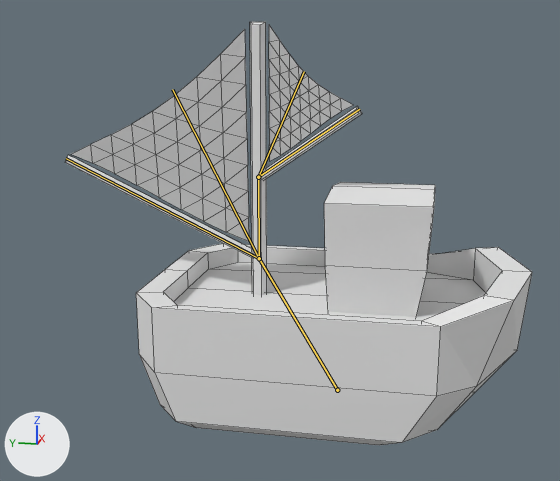
Two versions of the Blender file Assets/Raw/boat.blend, one commit apart.
One viewpoint serves both versions: a camera (50 mm lens) standing at (-1.817, -0.214, 0.838) and looking at (-0.031, 0.143, 0.391). The axes (+X, +Y, +Z) are drawn at lower left. The lights are the same throughout. The bones that bend it are drawn over the model as lines. Mesh edges are drawn as thin lines.

Objects in the first picture: 'Boat', 'Sail1', 'Sail2'.
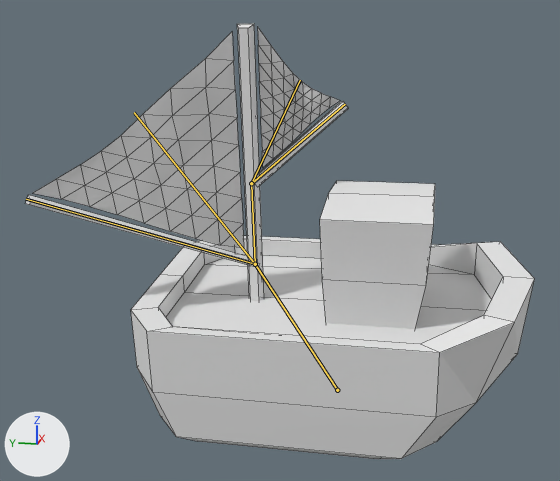
The newer file adds an action. The first version stands in its rest pose; the second is drawn at frame 10 of the action 'TurnRight'.

Where the change shows, as pixel boxes [x1, y1, x2, y2] in the pictures (560 x 481 px):
'Boat', posed (9% wider): before [65, 22, 532, 445]; after [25, 23, 534, 459]
'Sail1', posed (19% wider): before [72, 29, 249, 242]; after [33, 32, 244, 248]
'Sail2', posed: before [269, 25, 353, 161]; after [257, 26, 339, 167]
bone 'Base', root to tip: before (337, 390) to (259, 258); after (337, 390) to (255, 264)
bone 'Mast1', root to tip: before (259, 258) to (66, 158); after (255, 264) to (26, 199)
bone 'Mast2', root to tip: before (258, 177) to (359, 109); after (251, 183) to (345, 104)
bone 'Mast2Sail', root to tip: before (258, 177) to (304, 71); after (251, 183) to (300, 80)
bone 'Mast1Sail', root to tip: before (259, 258) to (172, 89); after (255, 264) to (134, 112)

The change in detail:
Bone 'Base' (bone_base) turns from (0, 0, 0) to (0, -4, 6) degrees about its own x, y and z.
Bone 'Mast1' (bone_mast1) moves from (0.0, 0.0, 0.0) to (-0.104, -0.009, 0.002).
Bone 'Mast1' (bone_mast1) turns from (0, 0, 0) to (2, 12, 27) degrees about its own x, y and z.
Bone 'Mast2' (bone_mast2) moves from (0.0, 0.0, 0.0) to (-0.115, 0.021, 0.012).
Bone 'Mast2' (bone_mast2) turns from (0, 0, 0) to (-4, 19, -29) degrees about its own x, y and z.
Bone 'Mast2Sail' (bone_mast2sail) moves from (0.0, 0.0, 0.0) to (0.292, -0.07, -0.032).
Bone 'Mast2Sail' (bone_mast2sail) turns from (0, 0, 0) to (0, -14, -29) degrees about its own x, y and z.
Bone 'Mast1Sail' (bone_mast1sail) moves from (0.0, 0.0, 0.0) to (-0.061, -0.017, -0.004).
Bone 'Mast1Sail' (bone_mast1sail) turns from (0, 0, 0) to (-5, 4, 9) degrees about its own x, y and z.
